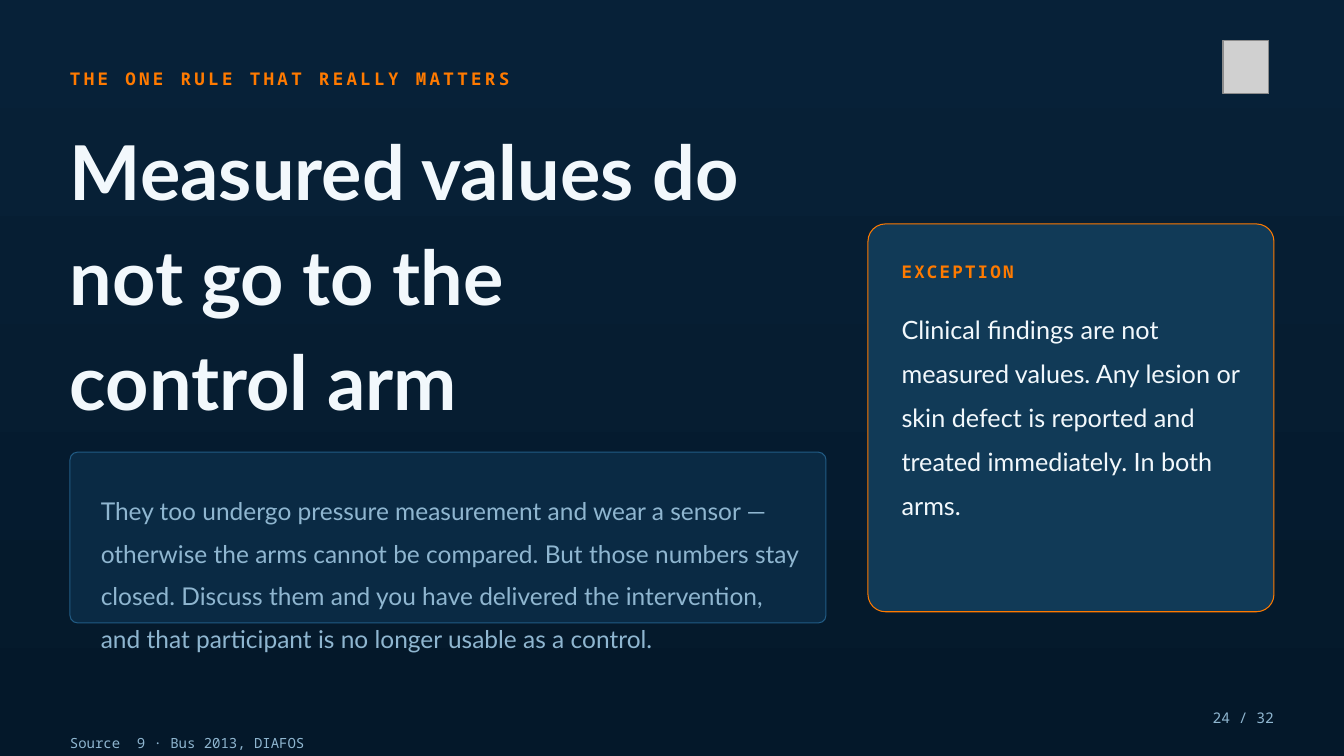
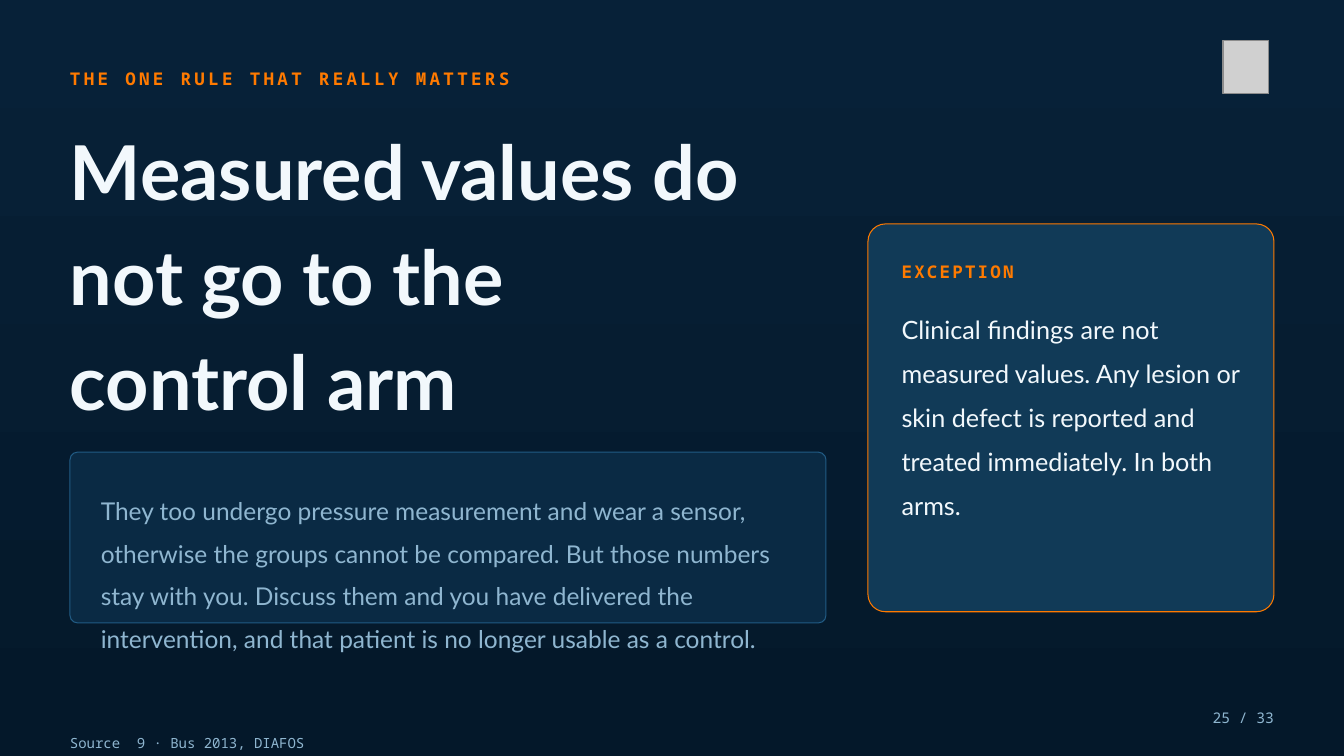
Before and after one commit to Dellfs/paradise-project, a slide deck: slide 25 of PARADISE_presentatie/PARADISE_congres.pptx (slide 24 before the commit). Drawn at 1344x756 pixels with LibreOffice and Linux fonts; fonts in the diff are those of the drawing; grey boxes stand for pictures. Boxes give left, top, right and bottom in pixels: in the first picture for what was removed or moved away, otherwise in the second. Text is boxed around its words. In the diff, an @@ line names an element or a change of style, - is before the commit and + after.

```diff
--- a/PARADISE_presentatie/PARADISE_congres.pptx
+++ b/PARADISE_presentatie/PARADISE_congres.pptx
@@ text at [101,502,770,653]: text changed @@
-They too undergo pressure measurement and wear a sensor — otherwise the arms cannot be compared. But those numbers stay closed. Discuss them and you have delivered the intervention, and that participant is no longer usable as a control.
+They too undergo pressure measurement and wear a sensor, otherwise the groups cannot be compared. But those numbers stay with you. Discuss them and you have delivered the intervention, and that patient is no longer usable as a control.
@@ text at [1213,712,1274,723]: text changed @@
-24 / 32
+25 / 33
```
Also in this commit, not shown: 29 other slides changed, 2 slides added, 1 slide removed, 25 other files.
